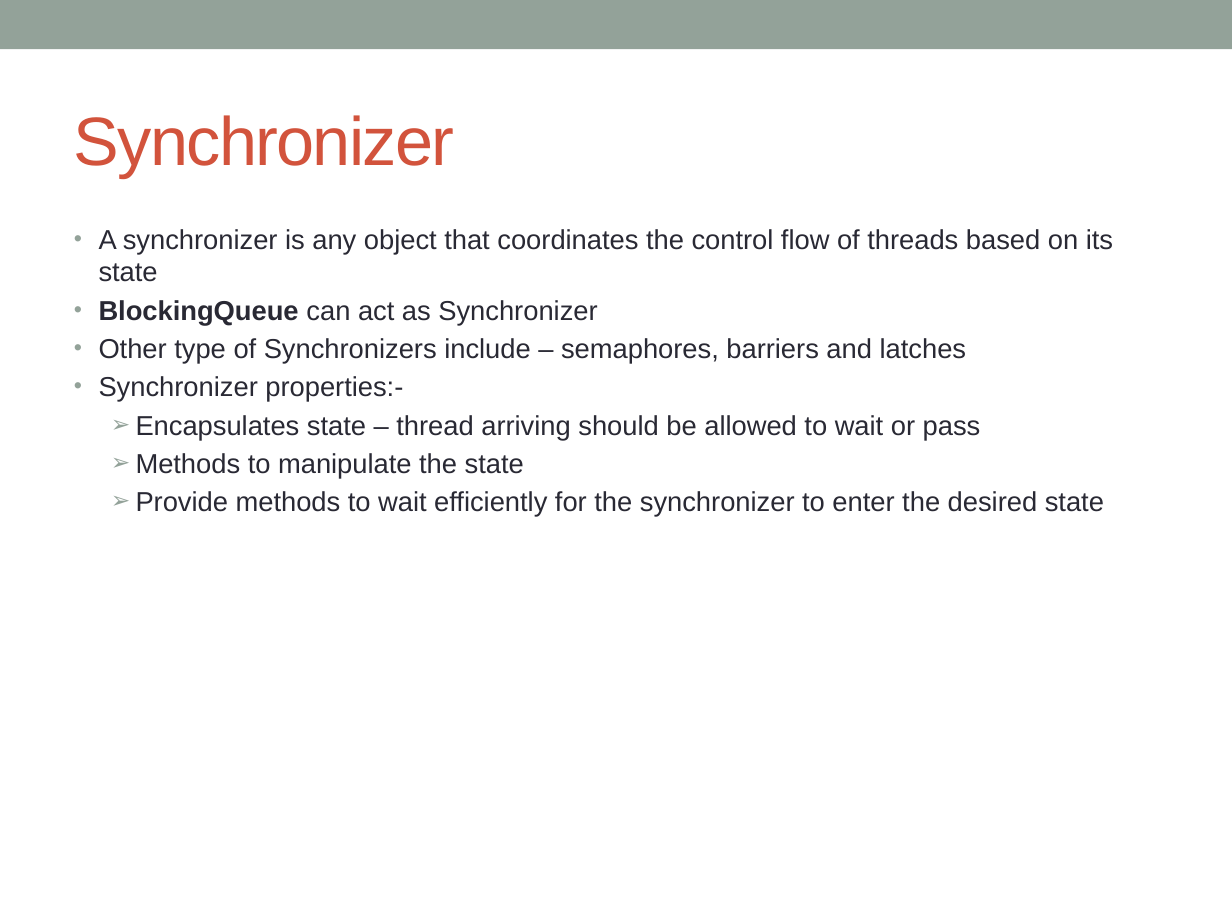
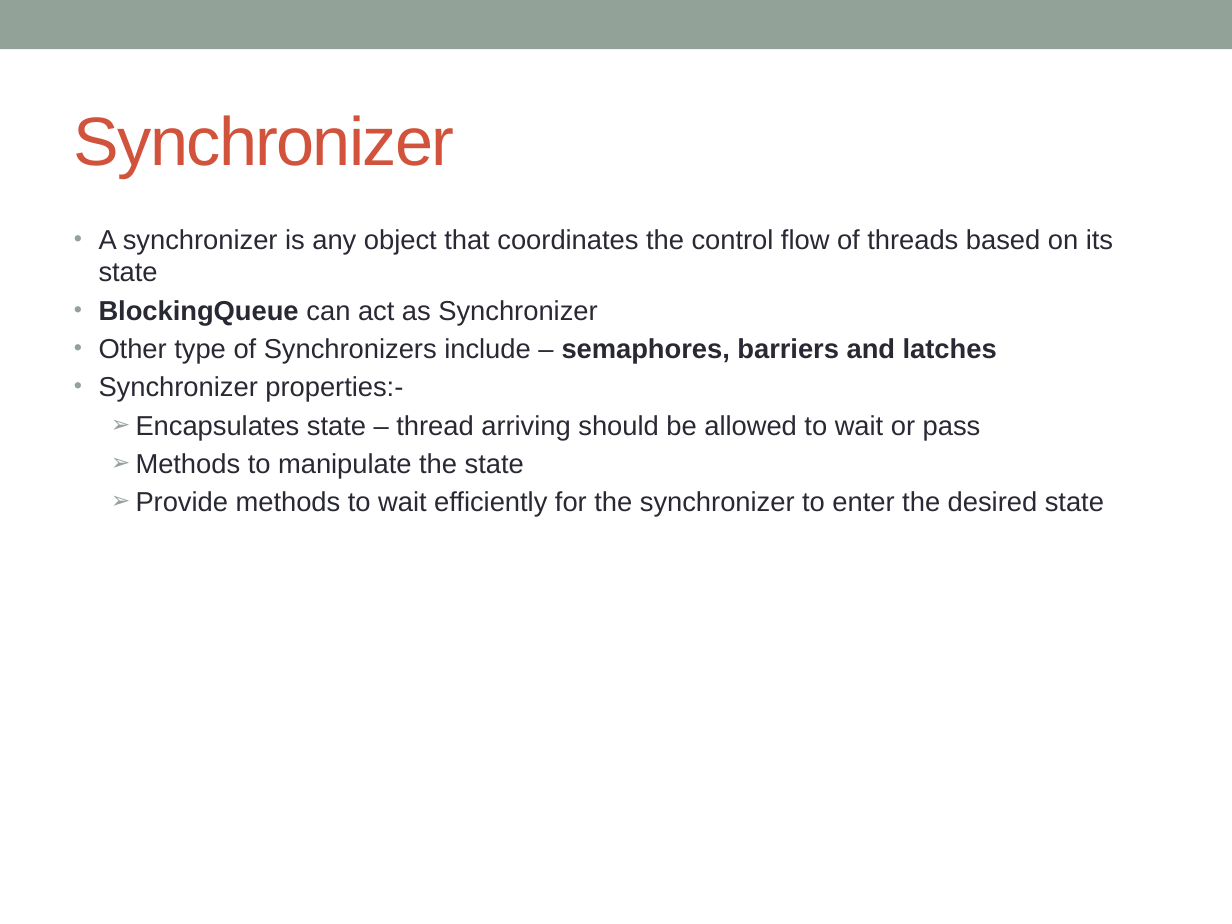
Before and after one commit to notionquest/ProjectDocumentation, a slide deck: slide 47 of MultiThreading.pptx (slide 46 before the commit). Drawn at 1232x924 pixels with LibreOffice and Linux fonts; fonts in the diff are those of the drawing. Boxes give left, top, right and bottom in pixels: in the first picture for what was removed or moved away, otherwise in the second. Text is boxed around its words. In the diff, an @@ line names an element or a change of style, - is before the commit and + after.

```diff
--- a/MultiThreading.pptx
+++ b/MultiThreading.pptx
@@ text at [99,338,997,364]: bold on in "semaphores, barriers and latches" @@
```
Also in this commit, not shown: 5 other slides changed, 6 slides added.
